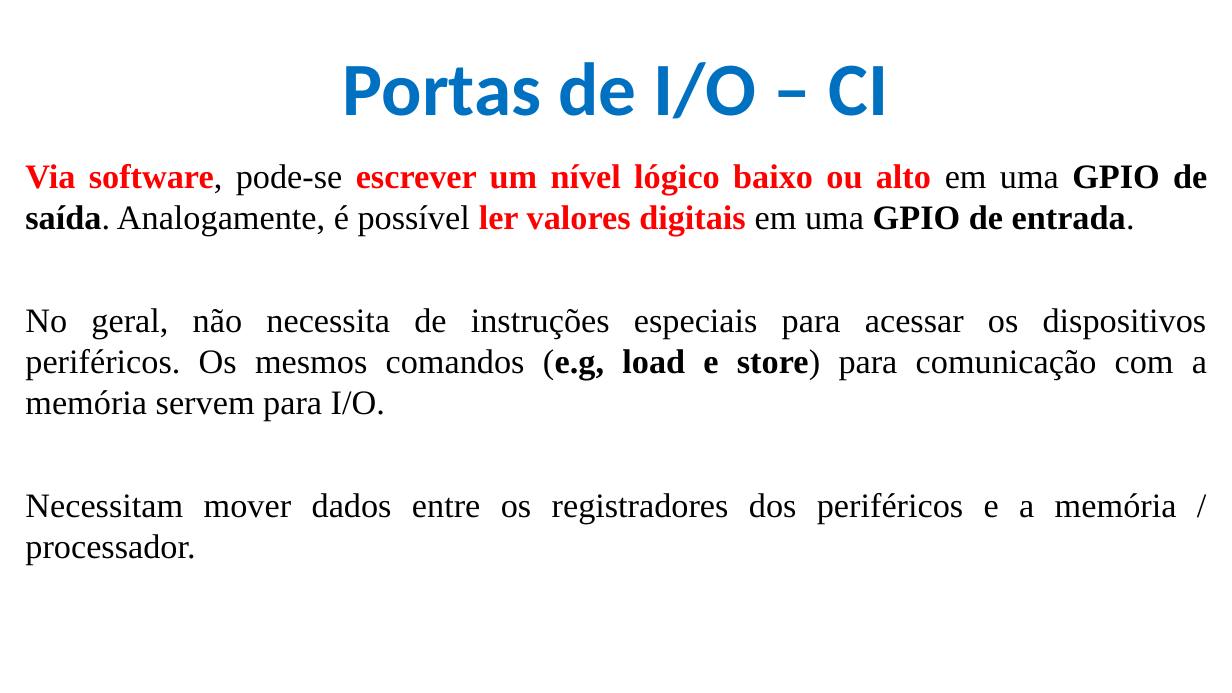
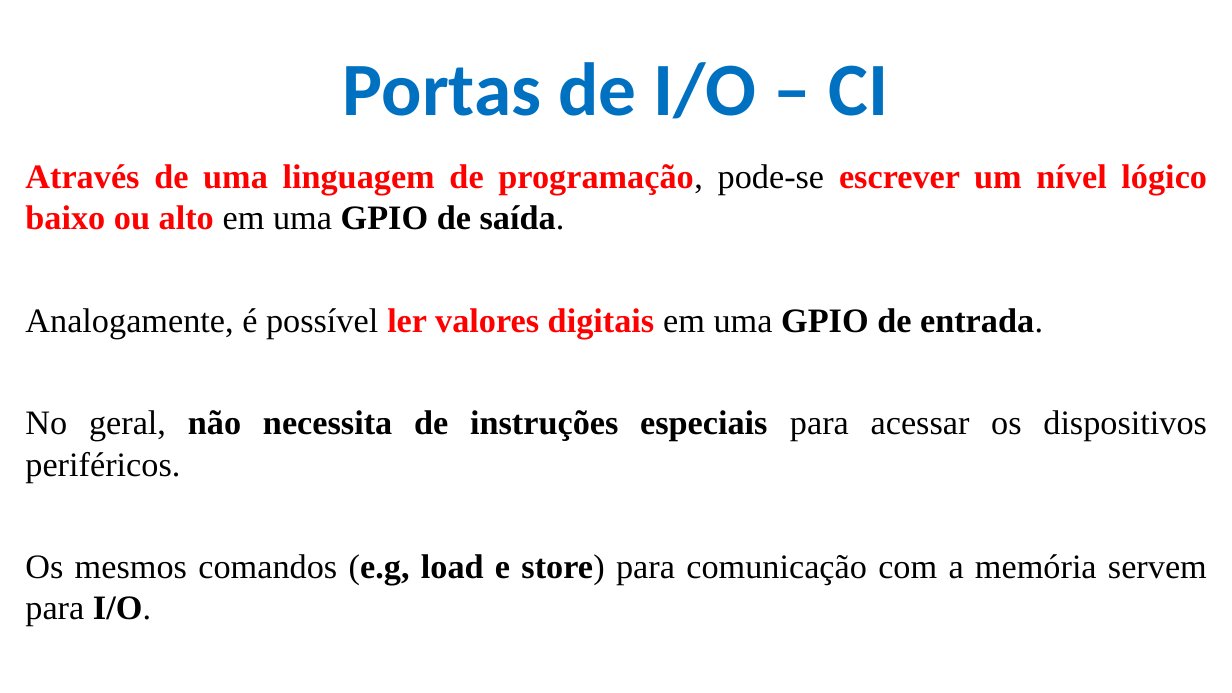
Before and after one commit to CloudEducationBrazil/WydenArea1ProgramacaoMicrocontroladores, a slide deck: slide 18 of 01 Classes/Aula 05 - Programação Microcontroladores - Periféricos Integrados - Portas e Conversores.pptx. Drawn at 1232x693 pixels with LibreOffice and Linux fonts; fonts in the diff are those of the drawing; background and template pictures are left out. Boxes give left, top, right and bottom in pixels: in the first picture for what was removed or moved away, otherwise in the second. Text is boxed around its words. In the diff, an @@ line names an element or a change of style, - is before the commit and + after.

```diff
--- a/01 Classes/Aula 05 - Programação Microcontroladores - Periféricos Integrados - Portas e Conversores.pptx
+++ b/01 Classes/Aula 05 - Programação Microcontroladores - Periféricos Integrados - Portas e Conversores.pptx
@@ text at <box>25,164,1207,626</box>: text changed; bold on @@
-Via software, pode-se escrever um nível lógico baixo ou alto em uma GPIO de saída. Analogamente, é possível ler valores digitais em uma GPIO de entrada.
-No geral, não necessita de instruções especiais para acessar os dispositivos periféricos. Os mesmos comandos (e.g, load e store) para comunicação com a memória servem para I/O.
-Necessitam mover dados entre os registradores dos periféricos e a memória / processador.
+Através de uma linguagem de programação, pode-se escrever um nível lógico baixo ou alto em uma GPIO de saída.
+Analogamente, é possível ler valores digitais em uma GPIO de entrada.
+No geral, não necessita de instruções especiais para acessar os dispositivos periféricos.
+Os mesmos comandos (e.g, load e store) para comunicação com a memória servem para I/O.
```
Also in this commit, not shown: 5 other slides changed.
